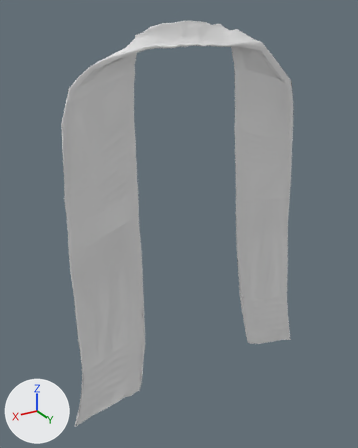
The glTF model src/Pages/Customize/Configurator/models/Accessories/Unisex/sash.glb, before and after one commit.
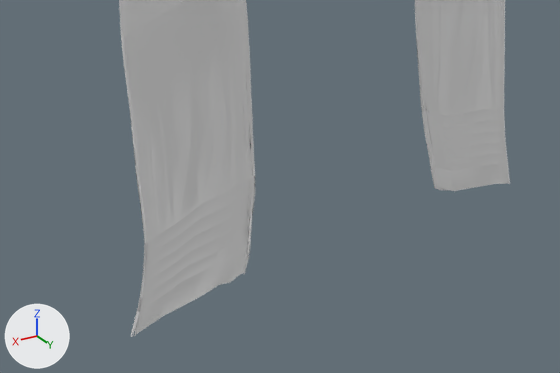
Each version appears first whole from a camera (50 mm lens) standing at (1.53, 2.38, 1.12) and looking at (0.07, -0.05, -0.09), and next in a close-up on the part from 0% to 89% of the width and 52% to 100% of the height. The lights are fixed; the arrows at lower left show +X, +Y and +Z. Vertices at the same position are counted once.

The first close-up shows 'Stripe_1', 'Stripe_2', 'mid_stripes', 'plain_sections'.
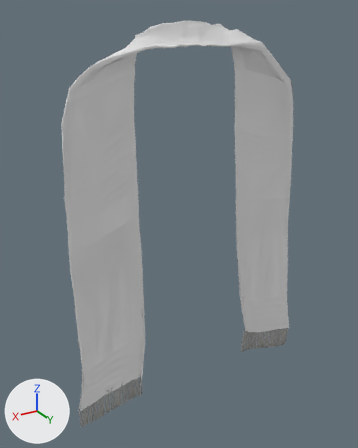
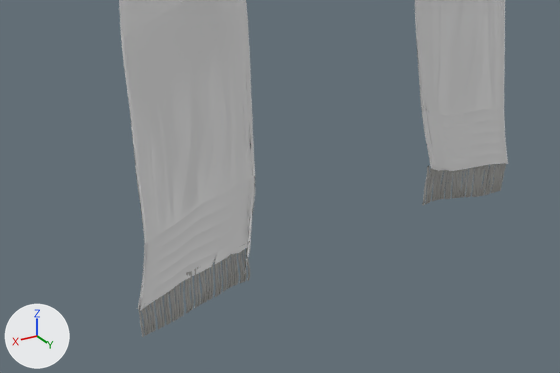
Diff of the bpy script that builds the scene:
```diff
--- a/src/Pages/Customize/Configurator/models/Accessories/Unisex/sash.glb.py
+++ b/src/Pages/Customize/Configurator/models/Accessories/Unisex/sash.glb.py
@@ img_image_1 @@
+img_image_1 = load_image('Image_1', '_unpacked/Image_1', 512, 512, 'sRGB')
@@ mat_pasted__pasted__tex_mafla_006 @@
+mat_pasted__pasted__tex_mafla_006 = principled_material('pasted__pasted__TEX_MAFLA.006')
+mat_pasted__pasted__tex_mafla_006.texture = img_image_1
+mat_pasted__pasted__tex_mafla_006.roughness = 0.894
@@ me_handle_straps_0_023 @@
 # used by ob_plain_sections; location = (0.0, 0.0, 0.0)
-me_handle_straps_0_023.from_pydata(...)  # 5345 vertices, 7698 faces; spans x -0.87..0.89, y -0.12..0.09, z -1.23..1.07
+me_handle_straps_0_023.from_pydata(...)  # 5018 vertices, 7386 faces; spans x -0.85..0.82, y -0.12..0.07, z -1.12..1.07
+# me_handle_straps_0_023 part 1: 1 vertex moved within x 0.42, y 0.07, z -1.03; 162 vertices removed from x 0.41..0.89, y 0.06..0.08, z -1.22..-0.99
+# me_handle_straps_0_023 part 2: 1 vertex moved within x -0.42, y 0.07, z -0.99; 146 vertices removed from x -0.87..-0.42, y 0.07..0.09, z -1.23..-0.98
@@ me_polysurface158_rrambu_0_018 @@
+me_polysurface158_rrambu_0_018.from_pydata(...)  # 55799 vertices, 104963 faces; spans x -0.84..0.85, y 0.04..0.07, z -1.27..-0.98
+me_polysurface158_rrambu_0_018.materials.append(mat_pasted__pasted__tex_mafla_006)  # picture img_image_1
@@ ob_cuttings @@
+ob_cuttings = bpy.data.objects.new('cuttings', me_polysurface158_rrambu_0_018)
+ob_cuttings.location = (0.0, 0.0, 0.0)
```

Location of each change, (x1, y1, x2, y2) in pixels of the close-ups (560 x 373 px):
'plain_sections', reshaped
    before: (119, 0, 510, 337)
    after: (119, 0, 505, 279)
'cuttings', added
    after: (138, 163, 506, 337)
part 1 of me_handle_straps_0_023, cut back
    before: (131, 247, 250, 337)
part 2 of me_handle_straps_0_023, cut back
    before: (430, 160, 510, 191)
